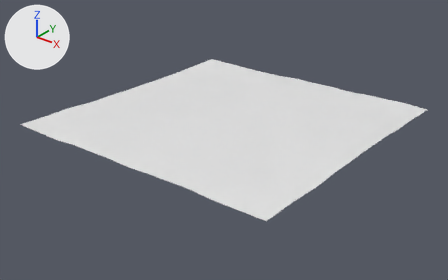
An edit to the OBJ model assets/maps/chunks/terrain_lod0_-3_-5.obj, drawn before and after from the same camera.
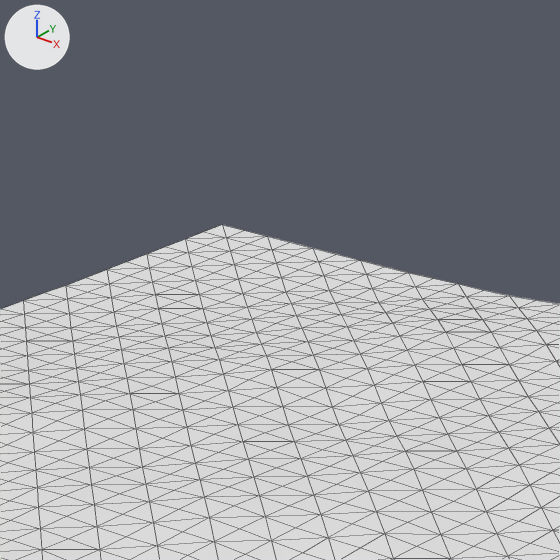
Each version appears first whole from a 50 mm lens placed at (-165.1, 377.4, 103.0), pointed at (-319.5, 570.4, -16.6), and next in a close-up on the part from 35% to 66% of the width and 2% to 50% of the height. Lighting does not change. The marker at upper left points along +X, +Y and +Z. The older version's two pictures come first. The close-ups show mesh edges as thin lines. Where no turn or scale is listed for an object, it has been applied to the vertices.

The first close-up shows 'terrain_lod0_-3_-5'.
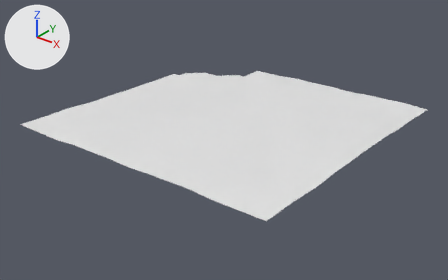
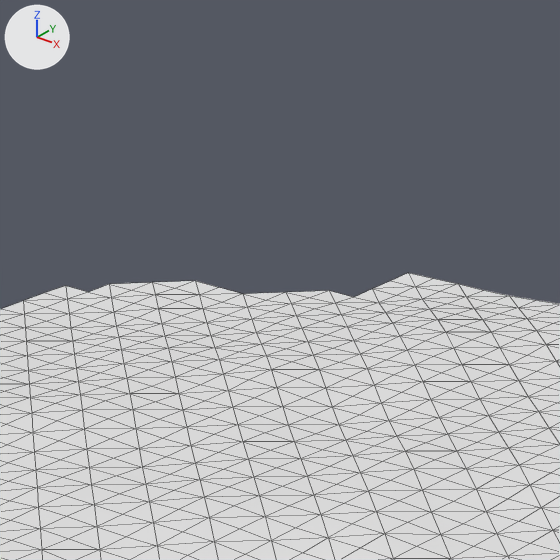
What differs and where, as boxes (x1, y1, x2, y2) in the close-ups (560 x 560 px):
'terrain_lod0_-3_-5', reshaped: before (0, 225, 560, 560); after (0, 273, 560, 560)
part 1 of me_terrain_lod0__3__5, deleted: before (66, 225, 407, 297)

What the commit changed:
me_terrain_lod0__3__5 is used by ob_terrain_lod0__3__5; location (0.0, 0.0, 0.0).
me_terrain_lod0__3__5 had 1089 vertices, 2048 faces and spanned x -384.0..-256.0, y 512.0..640.0, z -10.8..-3.2.
me_terrain_lod0__3__5 now has 1046 vertices, 1966 faces and spans x -384.0..-256.0, y 512.0..640.0, z -10.8..-3.2.
Part 1, on me_terrain_lod0__3__5:
43 vertices are removed from x -384.0..-356.0, y 612.0..640.0, z -10.8.
82 faces are deleted.
